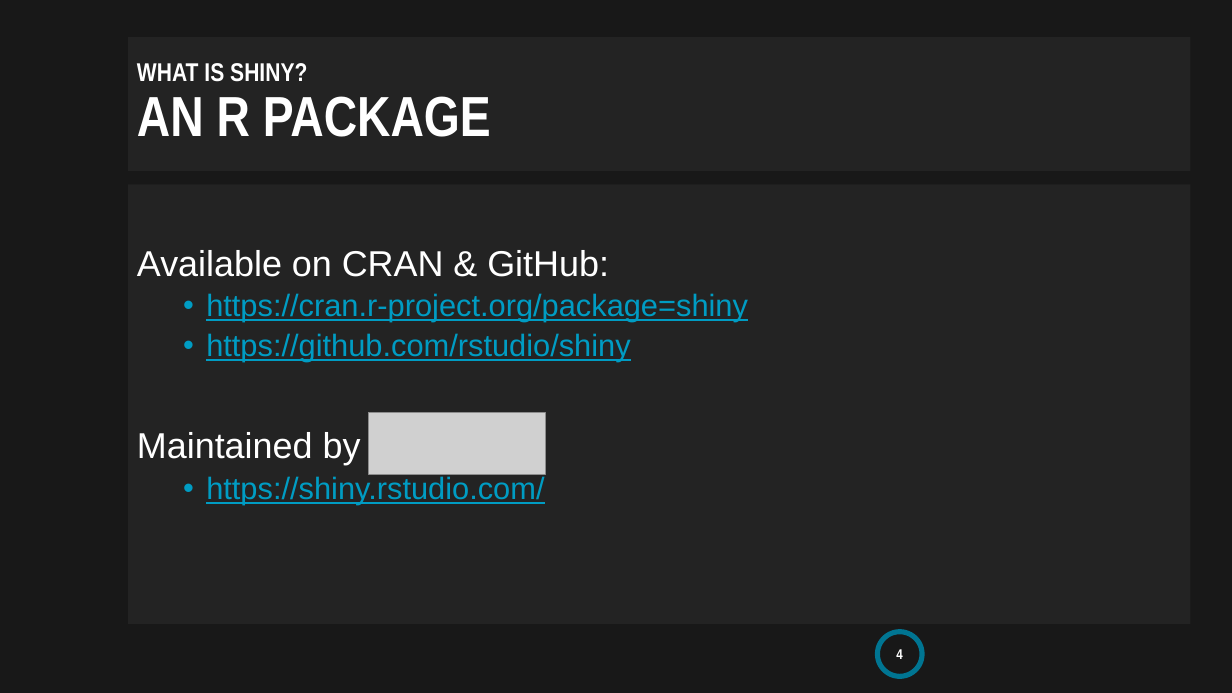
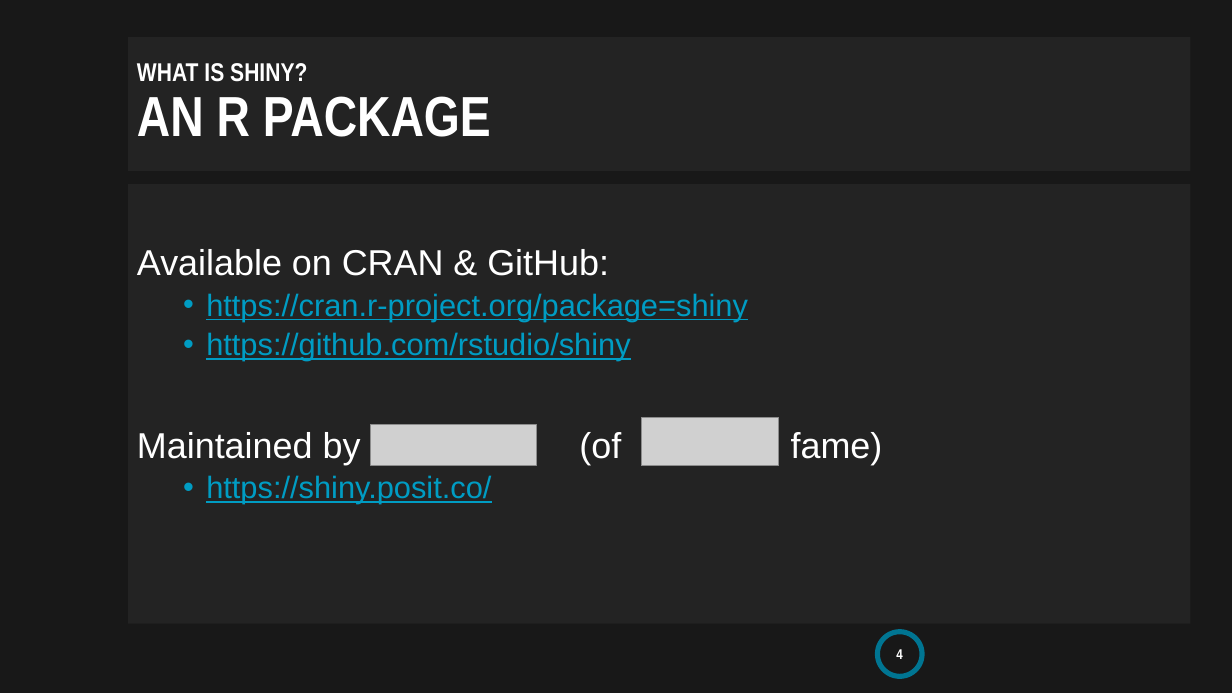
Before and after one commit to BDSI-Utwente/shiny-workshop, a slide deck: slide 4 of slides/shiny-workshop.pptx. Drawn at 1232x693 pixels with LibreOffice and Linux fonts; fonts in the diff are those of the drawing; grey boxes stand for pictures; background and template pictures are left out. Boxes give left, top, right and bottom in pixels: in the first picture for what was removed or moved away, otherwise in the second. Text is boxed around its words. In the diff, an @@ line names an element or a change of style, - is before the commit and + after.

```diff
--- a/slides/shiny-workshop.pptx
+++ b/slides/shiny-workshop.pptx
@@ picture: place and size @@
-picture at [369,413,545,475]
+picture at [641,418,779,466]
@@ text at [137,432,883,504]: text changed @@
-Maintained by
-  • https://shiny.rstudio.com/
+Maintained by (of fame)
+  • https://shiny.posit.co/
@@ picture added at [371,424,536,466] @@
```
Also in this commit, not shown: 4 other slides changed, 2 slides added, 7 other files.
